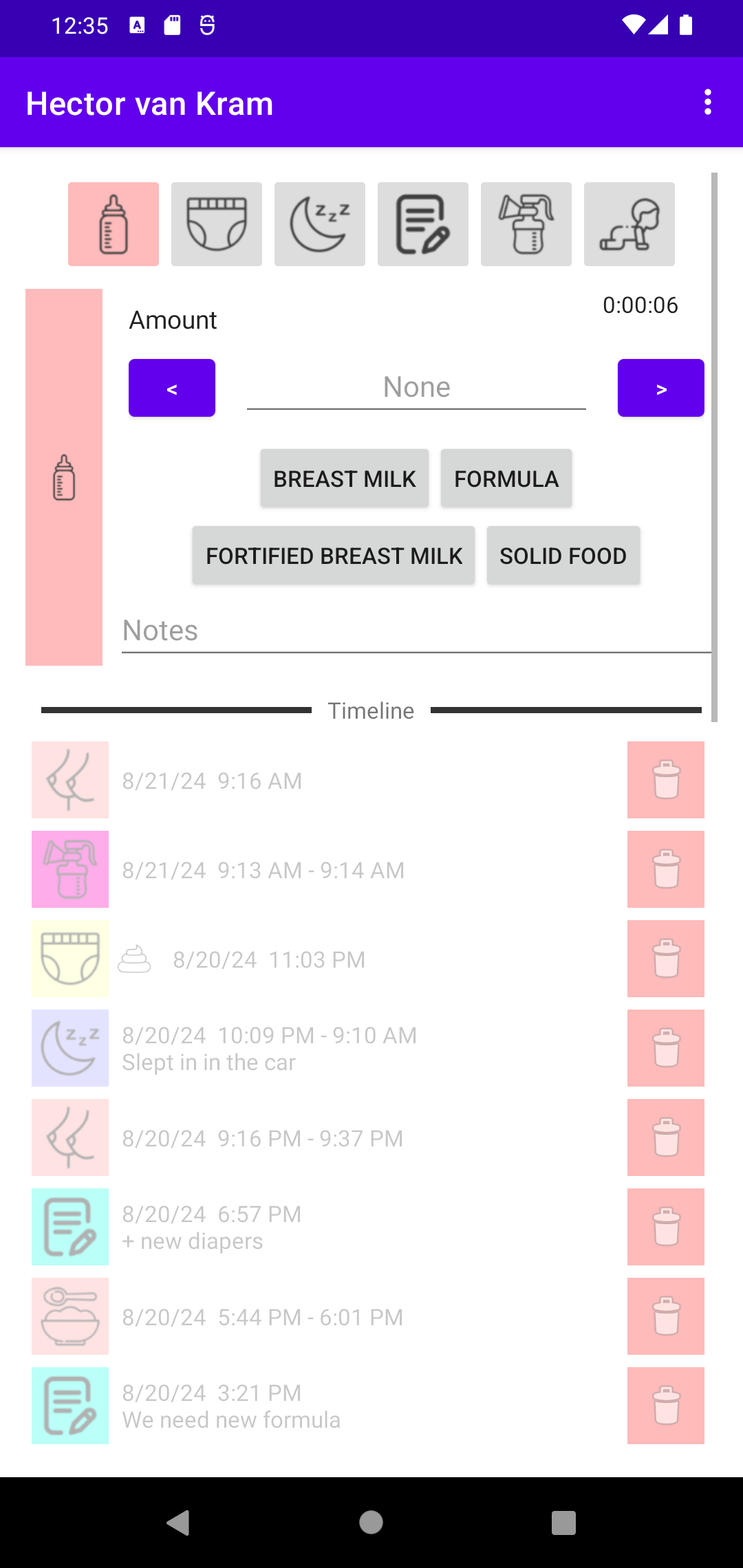
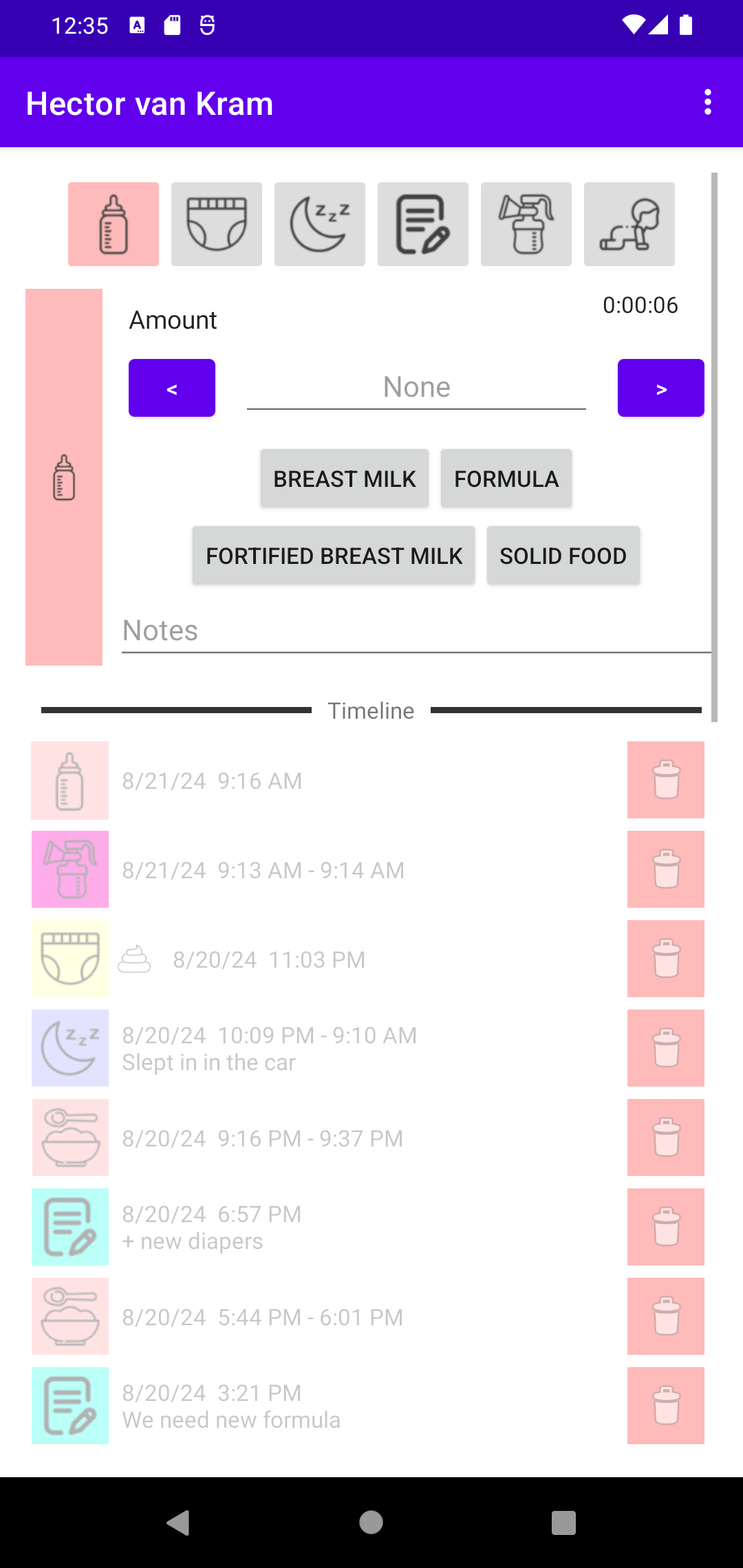
Comparing the layer stacks of the two w=743, h=1568 images. Changes:
added layer "help_play_button_highlight.png copy" above "feeding.png copy" over (31, 1099, 102, 1175)
added layer "feeding.png copy" above "help_timer_interface.png" over (30, 742, 108, 820)
